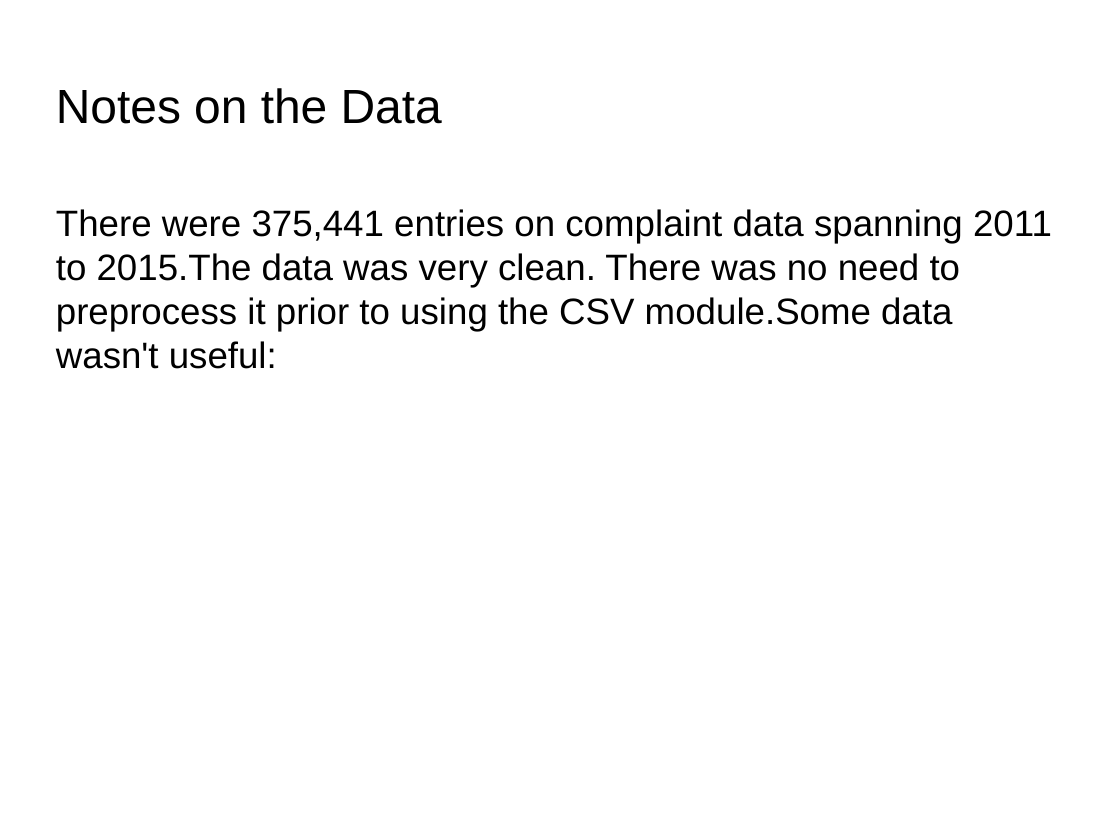
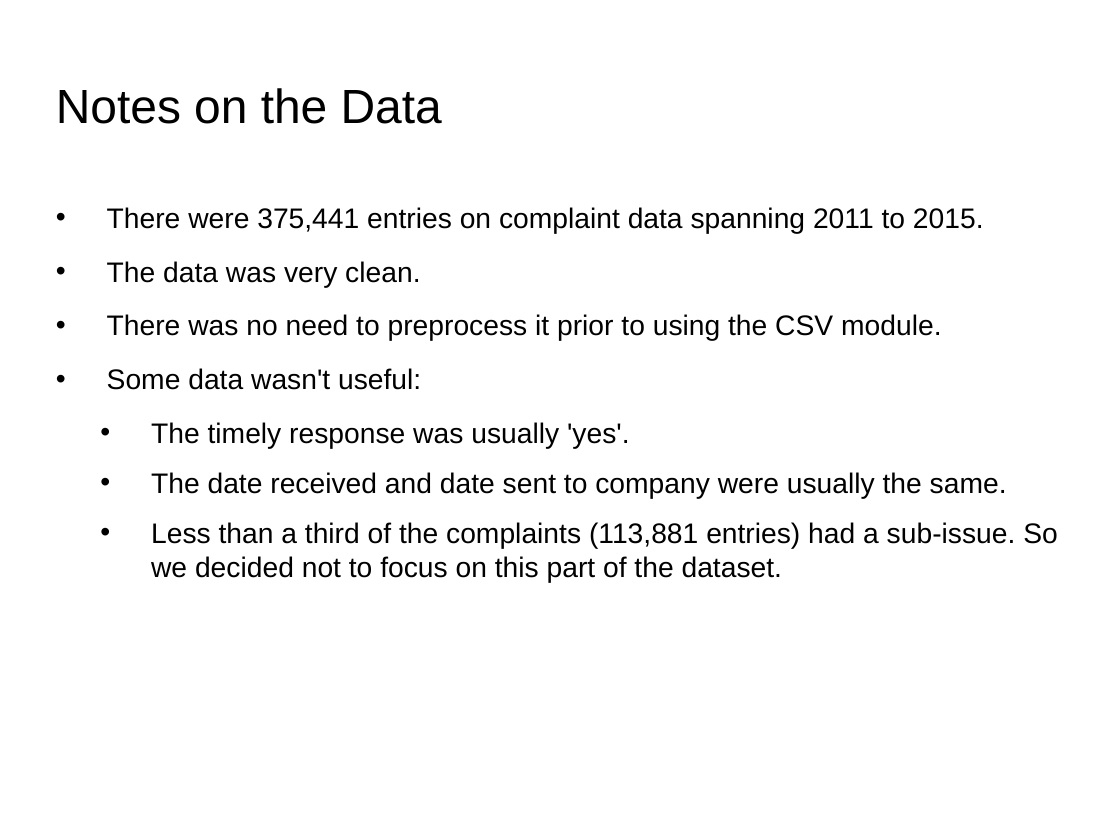
Before and after one commit to tawrahim/PCP_Final_Project, a slide deck: slide 4 of presentation.ppt. Drawn at 1120x840 pixels with LibreOffice and Linux fonts; fonts in the diff are those of the drawing; background and template pictures are left out. Boxes give left, top, right and bottom in pixels: in the first picture for what was removed or moved away, otherwise in the second. Text is boxed around its words. In the diff, an @@ line names an element or a change of style, - is before the commit and + after.

```diff
--- a/presentation.ppt
+++ b/presentation.ppt
@@ text at [107, 207, 1058, 583]: text changed; size 26 to 20 pt @@
-There were 375,441 entries on complaint data spanning 2011 to 2015.The data was very clean. There was no need to preprocess it prior to using the CSV module.Some data wasn't useful:
+• There were 375,441 entries on complaint data spanning 2011 to 2015.
+• The data was very clean.
+• There was no need to preprocess it prior to using the CSV module.
+• Some data wasn't useful:
+  • The timely response was usually 'yes'.
+  • The date received and date sent to company were usually the same.
+  • Less than a third of the complaints (113,881 entries) had a sub-issue. So we decided not to focus on this part of the dataset.
```
Also in this commit, not shown: 10 other slides changed, 1 slide added, 3 other files.
